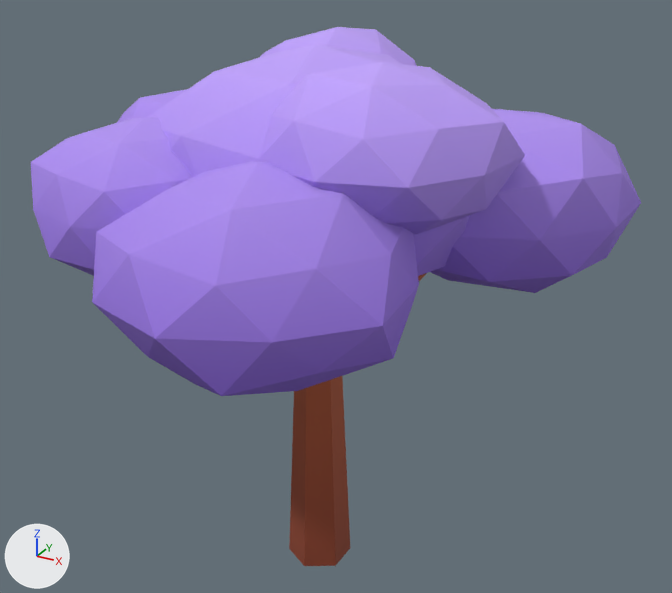
A saved change to the glTF model modelos/parque/piezas/jacaranda.glb.
The view is the same before and after, from a 50 mm lens placed at (2.72, -4.71, 4.36), pointed at (0.12, 0.02, 2.0). Lighting does not change. The marker at lower left points along +X, +Y and +Z. The first picture is the older version.

The first picture shows 'jacaranda'.
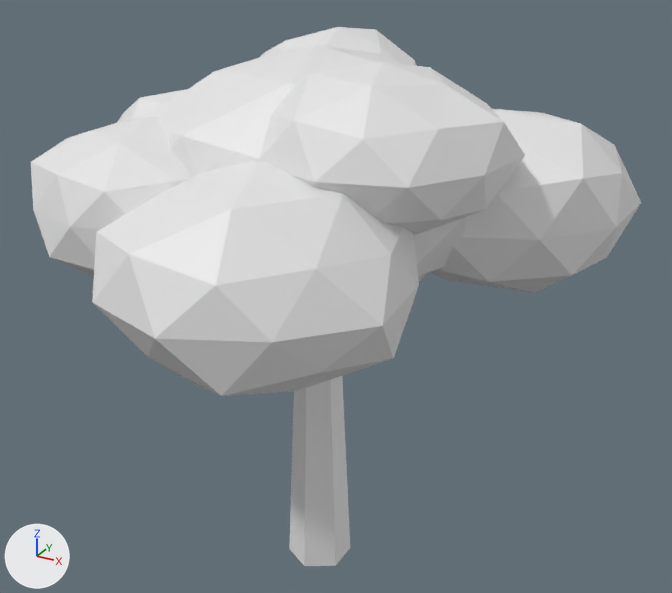
The edits, one by one:
me_jacaranda has 342 vertices, 640 faces and spans x -1.86..1.76, y -1.87..1.47, z 0.0..3.55.
me_jacaranda no longer uses material mat_parque.

Changed parts and their boxes [x1, y1, x2, y2] in the pictures (672 x 593 px):
'jacaranda', recoloured (purple to white): [31, 27, 641, 566] in both
